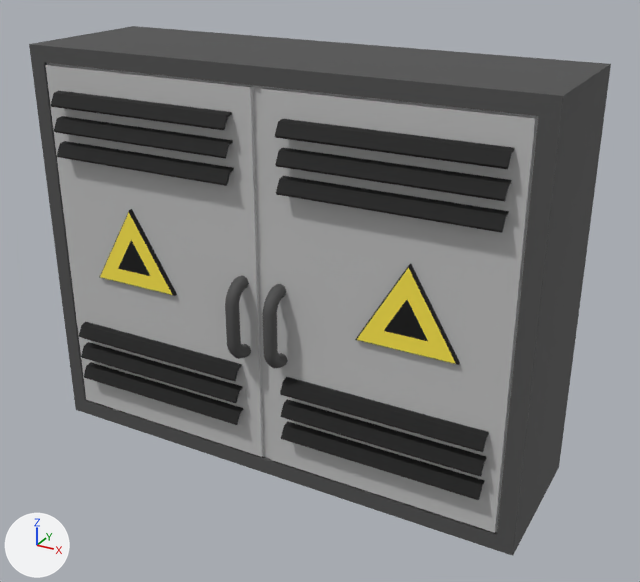
Before and after pictures for a commit that changed the FBX model Assets/Art/PANDANIN/PANDANIN DÜZELTECEĞİ MODELLER TARIK/Prop_ElectracityCabinet_03.fbx.
Rendered twice from a 50 mm camera at (1.196, -2.071, 1.552) aimed at (0.072, -0.029, 0.531). The lights are fixed; the arrows at lower left show +X, +Y and +Z. The first picture is the older version. Where no turn or scale is listed for an object, it has been applied to the vertices.

Script lines for the objects in view, before the commit:
```python
me_prop_electracitycabinet_03 = bpy.data.meshes.new('Prop_ElectracityCabinet_03')
me_prop_electracitycabinet_03.from_pydata(...)  # 450 vertices, 392 faces; spans x -0.75..0.75, y -0.299..0.224, z 0.0..1.187
me_prop_electracitycabinet_03.materials.append(mat_pandamat)  # picture img_pandamat_png
ob_prop_electracitycabinet_03 = bpy.data.objects.new('Prop_ElectracityCabinet_03', me_prop_electracitycabinet_03)
ob_prop_electracitycabinet_03.location = (0.0, 0.0, 0.0)
```
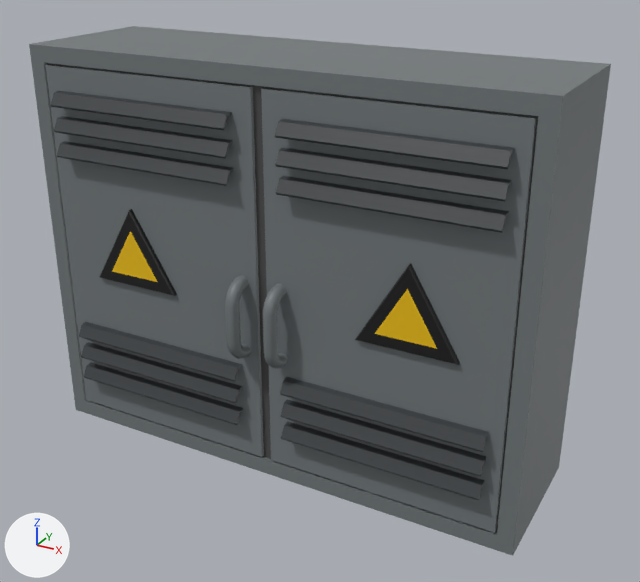
Pixel boxes [x1, y1, x2, y2] of what changed, in the pictures (640 x 582 px; the box of a moved part takes in the faces that stretch with it):
'Prop_ElectracityCabinet_03', recoloured, surface changed: [29, 26, 611, 556] in both
part 1 of me_prop_electracitycabinet_03, moved or reshaped: [357, 268, 456, 364] in both
part 2 of me_prop_electracitycabinet_03, moved or reshaped: [100, 213, 172, 295] in both
part 3 of me_prop_electracitycabinet_03, surface changed: [29, 26, 611, 556] in both

The edits, one by one:
Picture 'Atlas.webp' (img_atlas_webp) is new.
Material 'Material.001' (mat_material_001) is new.
Its texture is img_atlas_webp.
me_prop_electracitycabinet_03 has 450 vertices, 392 faces and spans x -0.75..0.75, y -0.299..0.224, z 0.0..1.187.
me_prop_electracitycabinet_03 is used by ob_prop_electracitycabinet_03; location (0.0, 0.0, 0.0).
me_prop_electracitycabinet_03 no longer uses material mat_pandamat (picture img_pandamat_png).
Part 1, on me_prop_electracitycabinet_03:
Vertex 51 of me_prop_electracitycabinet_03 moves from (0.43, -0.238, 0.665) at pixel (407, 299) to (0.43, -0.238, 0.693) at pixel (407, 288).
Vertex 53 of me_prop_electracitycabinet_03 moves from (0.369, -0.238, 0.564) at pixel (383, 330) to (0.344, -0.238, 0.55) at pixel (374, 333).
Vertex 56 of me_prop_electracitycabinet_03 moves from (0.49, -0.238, 0.564) at pixel (428, 341) to (0.515, -0.238, 0.55) at pixel (437, 348).
Part 2, on me_prop_electracitycabinet_03:
Vertex 278 of me_prop_electracitycabinet_03 moves from (-0.43, -0.238, 0.665) at pixel (131, 239) to (-0.43, -0.238, 0.693) at pixel (130, 230).
Vertex 280 of me_prop_electracitycabinet_03 moves from (-0.369, -0.238, 0.564) at pixel (150, 276) to (-0.344, -0.238, 0.55) at pixel (157, 282).
Vertex 283 of me_prop_electracitycabinet_03 moves from (-0.49, -0.238, 0.564) at pixel (118, 268) to (-0.515, -0.238, 0.55) at pixel (111, 271).
me_prop_electracitycabinet_03 part 3: texture (UV) coordinates of 392 of 392 faces, centred in x -0.75..0.75, y -0.296..0.224, z 0.0..1.187, changed; they spanned u 0.16..0.99, v 0.57..1.0 and now span u 0.05..0.24, v 0.01..0.05.
me_prop_electracitycabinet_03 gains material mat_material_001 (picture img_atlas_webp).
